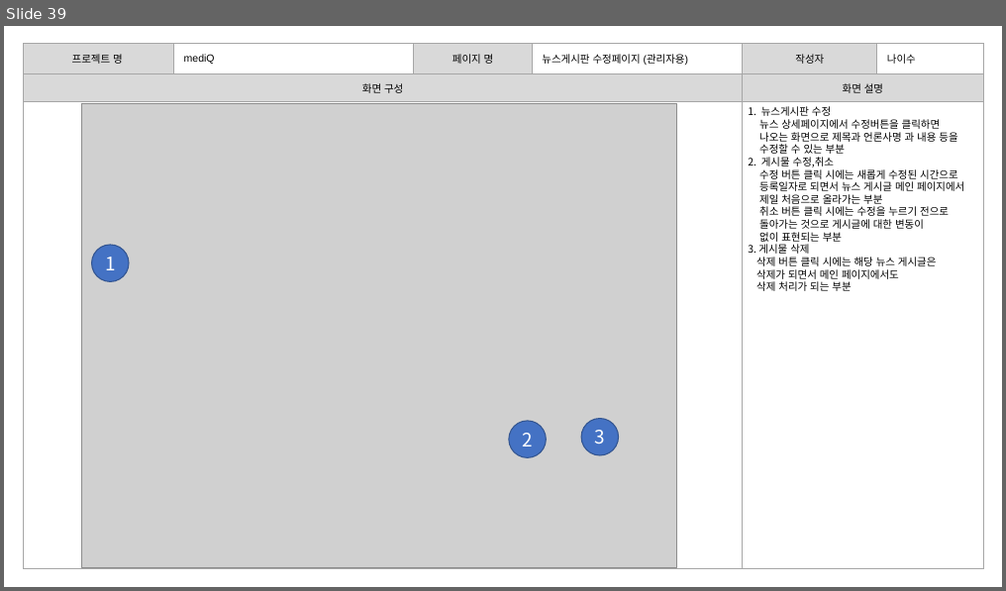
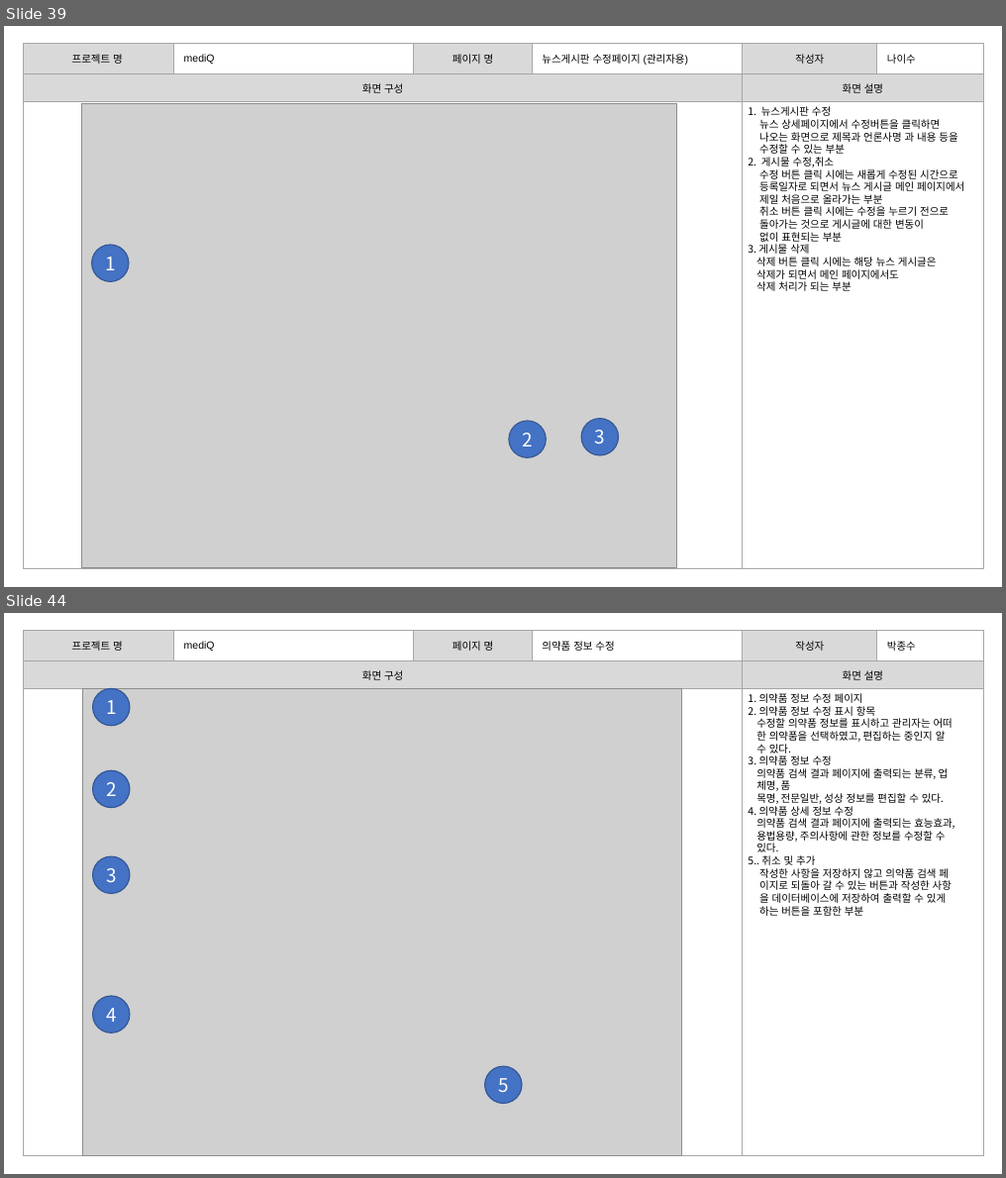
Before and after one commit to burnyst/mediQ, a slide deck: doc/0빅데이터분석프로젝트(공용)/[06] 스토리보드.pptx. Shown one above the other, each under a label of ours: slide 39 before the commit, slides 39 and 44 after it; the slides between them are not shown. The pictures are 1006x591 and 1006x1178 pixels, drawn with LibreOffice and Linux fonts; fonts in the diff are those of the drawing; grey boxes stand for pictures. Boxes give left, top, right and bottom in pixels: in the first picture for what was removed or moved away, otherwise in the second. Text is boxed around its words. In the diff, an @@ line names an element or a change of style, - is before the commit and + after.

```diff
--- a/doc/0빅데이터분석프로젝트(공용)/[06] 스토리보드.pptx
+++ b/doc/0빅데이터분석프로젝트(공용)/[06] 스토리보드.pptx
@@ slide 44 added at <box>4,613,1002,1174</box>, background #FFFFFF @@
@@ table added at <box>24,630,983,684</box>, 1 rows, 6 columns @@
+프로젝트 명 | mediQ | 페이지 명 | 의약품 정보 수정 | 작성자 | 박종수
@@ table added at <box>24,662,984,1156</box>, 2 rows, 2 columns @@
+화면 구성 | 화면 설명
+ | 
@@ picture added at <box>82,689,681,1156</box> @@
@@ ellipse added at <box>92,688,130,726</box>, fill #4472C4, outline #325491 1 pt, 18 pt, text #FFFFFF @@
+1
@@ text added at <box>747,693,954,916</box>, 10 pt, text #000000 @@
+1. 의약품 정보 수정 페이지
+2. 의약품 정보 수정 표시 항목
+수정할 의약품 정보를 표시하고 관리자는 어떠
+한 의약품을 선택하였고, 편집하는 중인지 알
+수 있다.
+3. 의약품 정보 수정
+의약품 검색 결과 페이지에 출력되는 분류, 업
+체명, 품
+목명, 전문일반, 성상 정보를 편집할 수 있다.
+4. 의약품 상세 정보 수정
+의약품 검색 결과 페이지에 출력되는 효능효과,
+용법용량, 주의사항에 관한 정보를 수정할 수
+있다.
+5.. 취소 및 추가
+작성한 사항을 저장하지 않고 의약품 검색 페
+이지로 되돌아 갈 수 있는 버튼과 작성한 사항
+을 데이터베이스에 저장하여 출력할 수 있게
+하는 버튼을 포함한 부분
@@ ellipse added at <box>92,771,130,808</box>, fill #4472C4, outline #325491 1 pt, 18 pt, text #FFFFFF @@
+2
@@ ellipse added at <box>92,857,130,894</box>, fill #4472C4, outline #325491 1 pt, 18 pt, text #FFFFFF @@
+3
@@ ellipse added at <box>92,996,130,1034</box>, fill #4472C4, outline #325491 1 pt, 18 pt, text #FFFFFF @@
+4
@@ ellipse added at <box>484,1066,522,1104</box>, fill #4472C4, outline #325491 1 pt, 18 pt, text #FFFFFF @@
+5
```
Also in this commit, not shown: 5 other slides added, 1 slide removed.
